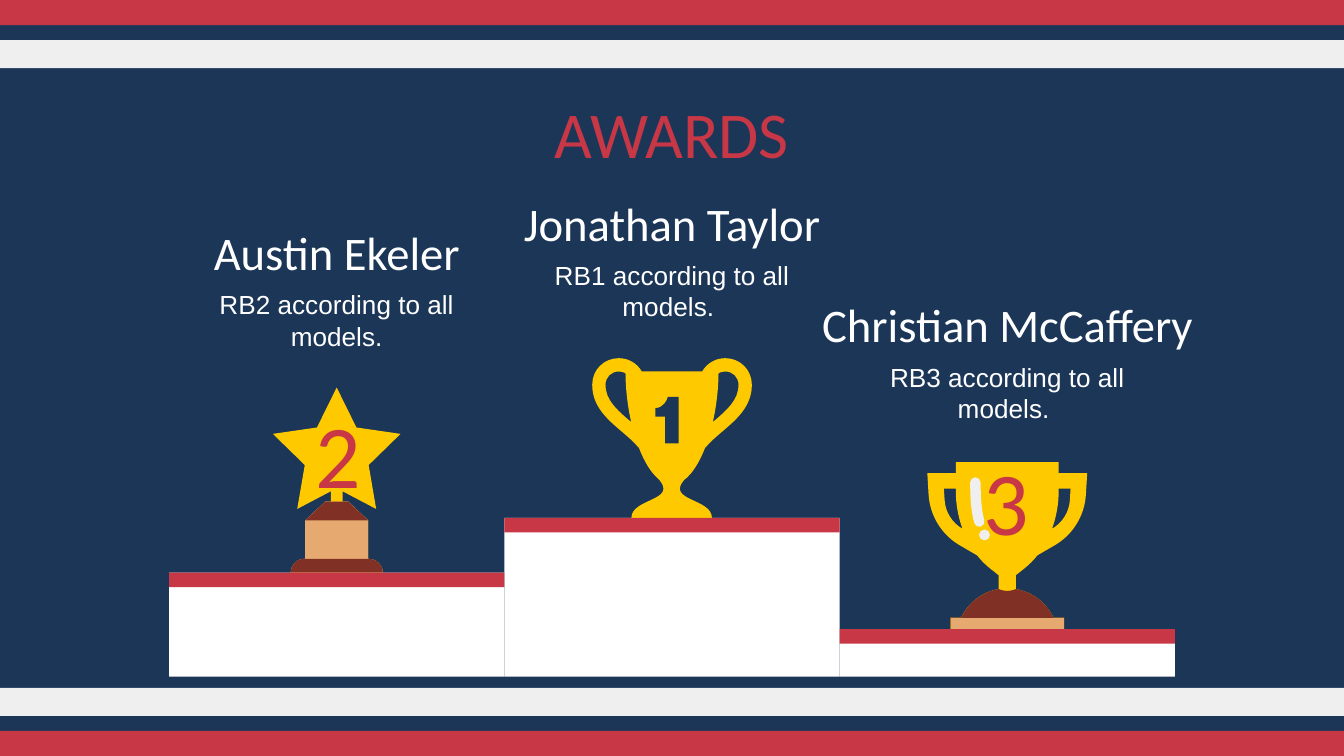
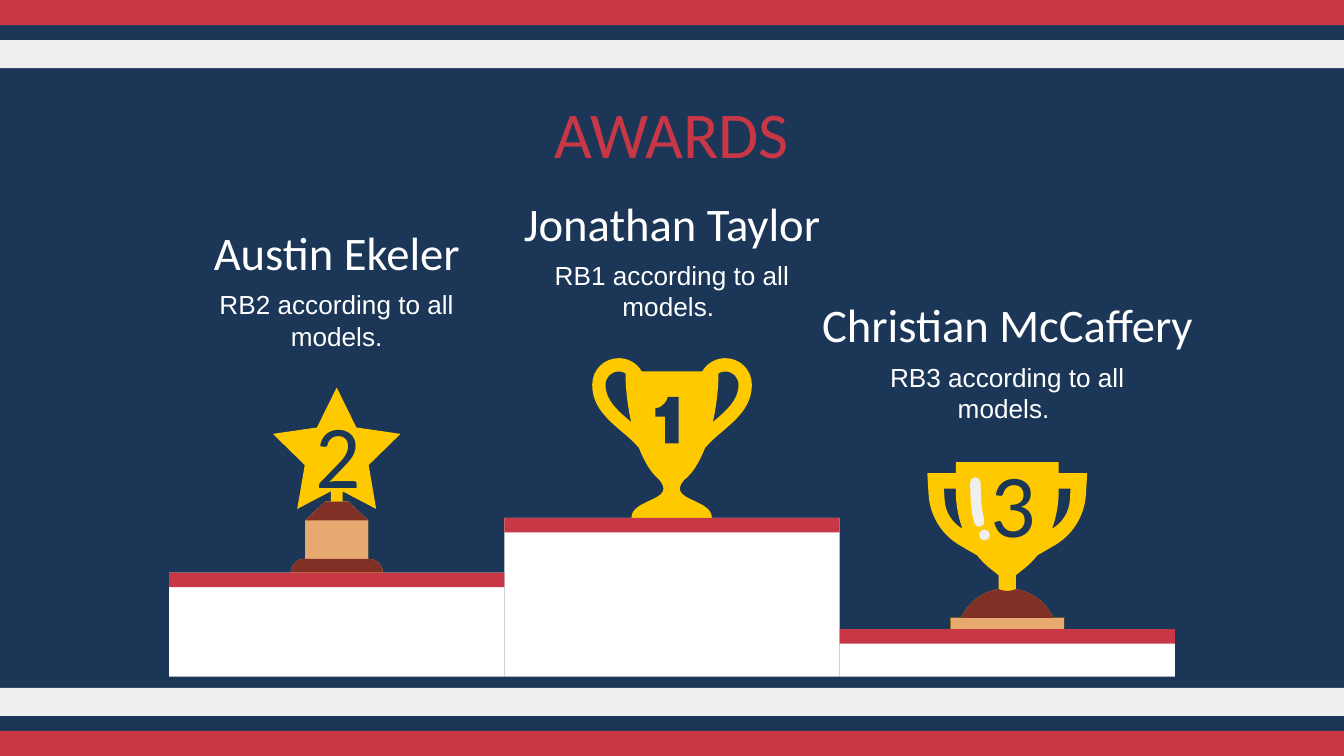
Before and after one commit to JessePRN/FantasyFootballAIAssist, a slide deck: slide 15 of Ronnie/FantasyAnalyticsPredict.pptx. Drawn at 1344x756 pixels with LibreOffice and Linux fonts; fonts in the diff are those of the drawing. Boxes give left, top, right and bottom in pixels: in the first picture for what was removed or moved away, otherwise in the second. Text is boxed around its words. In the diff, an @@ line names an element or a change of style, - is before the commit and + after.

```diff
--- a/Ronnie/FantasyAnalyticsPredict.pptx
+++ b/Ronnie/FantasyAnalyticsPredict.pptx
@@ text "2" at <box>316,413,361,509</box>: text colour #C83746 to #1B3657 @@
@@ text "3" at <box>991,479,1036,559</box>: text colour #C83746 to #1B3657 @@
@@ text "3": place and size @@
-text "3" at <box>983,461,1028,541</box>
+text "3" at <box>991,479,1036,559</box>
```
Also in this commit, not shown: 5 other slides changed.
